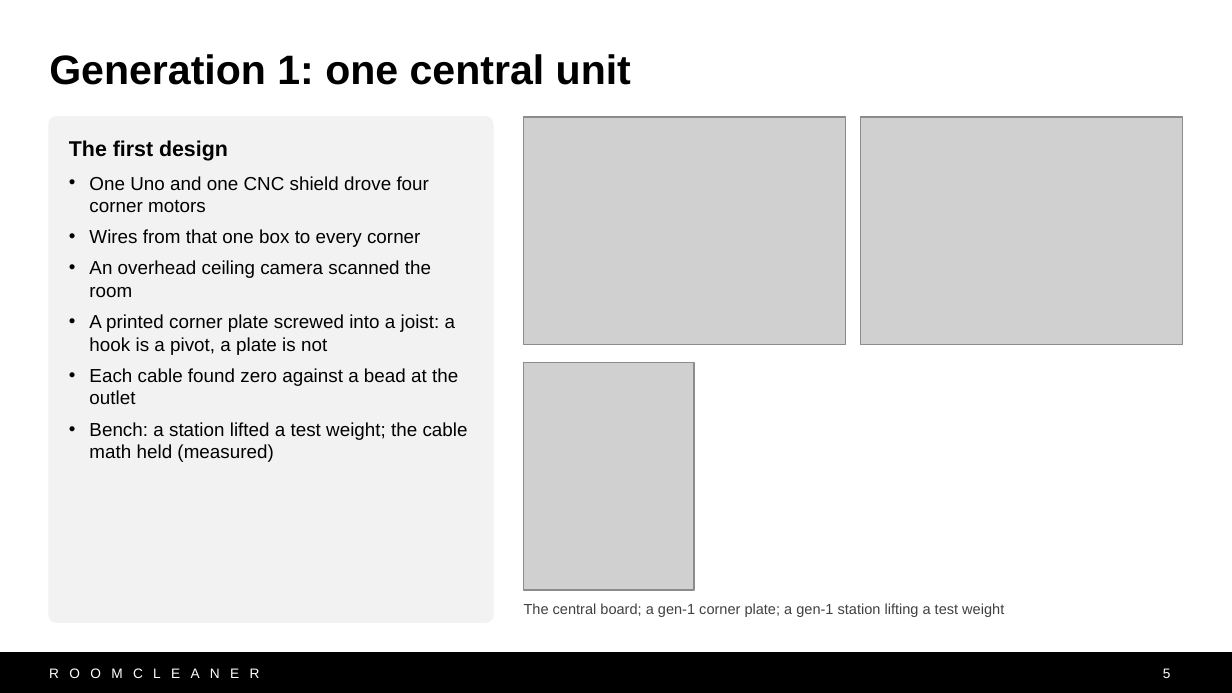
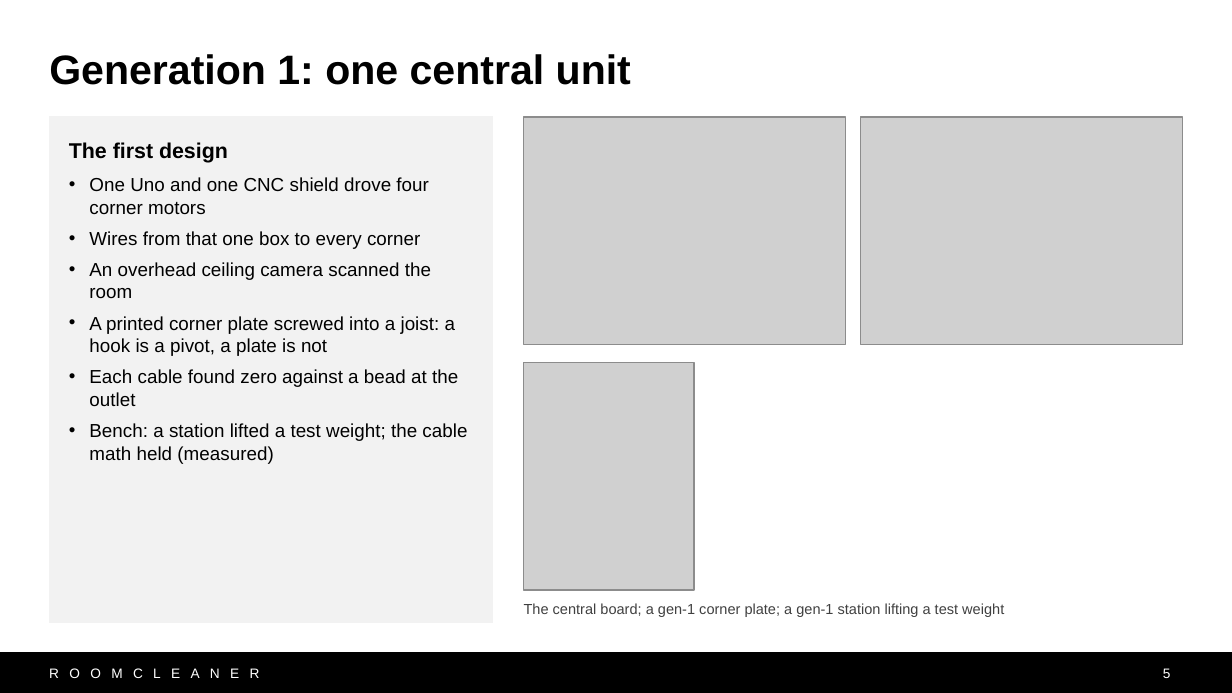
Before and after one commit to Jaspario1199/RoomCleaner, a slide deck: slide 5 of docs/presentation/deck_v10/RoomCleaner_Buntinx_v10.pptx. Drawn at 1232x693 pixels with LibreOffice and Linux fonts; fonts in the diff are those of the drawing; grey boxes stand for pictures. Boxes give left, top, right and bottom in pixels: in the first picture for what was removed or moved away, otherwise in the second. Text is boxed around its words. In the diff, an @@ line names an element or a change of style, - is before the commit and + after.

```diff
--- a/docs/presentation/deck_v10/RoomCleaner_Buntinx_v10.pptx
+++ b/docs/presentation/deck_v10/RoomCleaner_Buntinx_v10.pptx
@@ rectangle "The first design": place and size @@
-rectangle "The first design" at (89,176,468,462)
+rectangle "The first design" at (49,117,493,622)
@@ rectangle "The first design" at (49,117,493,622): fill none to #F2F2F2; outline none to #F2F2F2 0.75 pt @@
@@ rounded rectangle removed at (49,117,493,622) @@
@@ text in rectangle at (69,142,228,163): paragraph added @@
+The first design
@@ text removed at (69,140,228,161) @@
-The first design
```
Also in this commit, not shown: 15 other slides changed, 4 other files.
